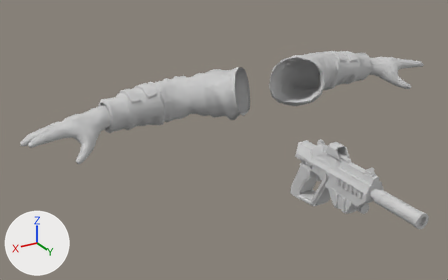
The FBX model models/weapons/sideman/sideman.fbx as it was, and as the next commit left it.
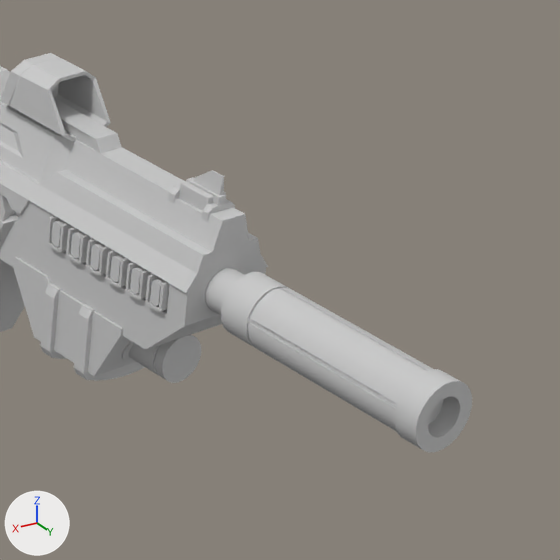
Each version appears first whole from a camera (50 mm lens) standing at (1.255, 1.89, 0.717) and looking at (0.284, 0.272, -0.091), and next in a close-up on the part from 73% to 100% of the width and 46% to 90% of the height. Arrows for +X, +Y and +Z are at lower left; the lights stay in place. Where no turn or scale is listed for an object, it has been applied to the vertices.

Before the edit, the objects in view are built like this:
```python
me_mesh = bpy.data.meshes.new('Mesh')
me_mesh.from_pydata(...)  # 3924 vertices, 7474 faces; spans x -0.88..0.88, y -0.11..0.98, z -0.24..0.09
# faces by material slot: [3944, 3524, 6]
me_mesh.materials.append(mat_pistol)  # its picture is missing
me_mesh.materials.append(mat_arms)  # its picture is missing
me_mesh.materials.append(mat_pistol_collimator)  # its picture is missing
ob_s4_vc6_pistol = bpy.data.objects.new('S4-VC6 Pistol', me_mesh)
ob_s4_vc6_pistol.location = (0.0, 0.0, 0.0)
```
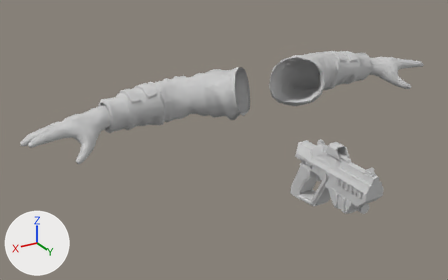
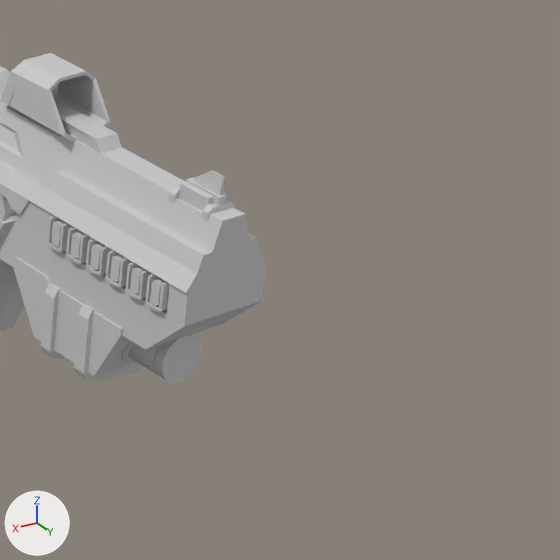
The newer file is also rescaled (x2.54) as a whole; pictures and numbers use the older file's frame.

Location of each change, (x1, y1, x2, y2) in pixels of the close-ups (560 x 560 px):
'S4-VC6 Pistol', reshaped
    before: (0, 53, 472, 452)
    after: (0, 53, 268, 383)
part 1 of me_mesh, deleted
    before: (205, 268, 472, 452)

Patch to the scene script:
```diff
--- a/models/weapons/sideman/sideman.fbx.py
+++ b/models/weapons/sideman/sideman.fbx.py
@@ me_mesh @@
 me_mesh.from_pydata(...)  # 3924 vertices, 7474 faces; spans x -0.88..0.88, y -0.11..0.98, z -0.24..0.09
 # used by ob_s4_vc6_pistol; location = (0.0, 0.0, 0.0)
+# me_mesh part 1: the loose piece of 284 vertices spanning x 0.11..0.15, y 0.81..0.98, z -0.11..-0.07 is deleted
 me_mesh.materials.append(mat_pistol)
```
